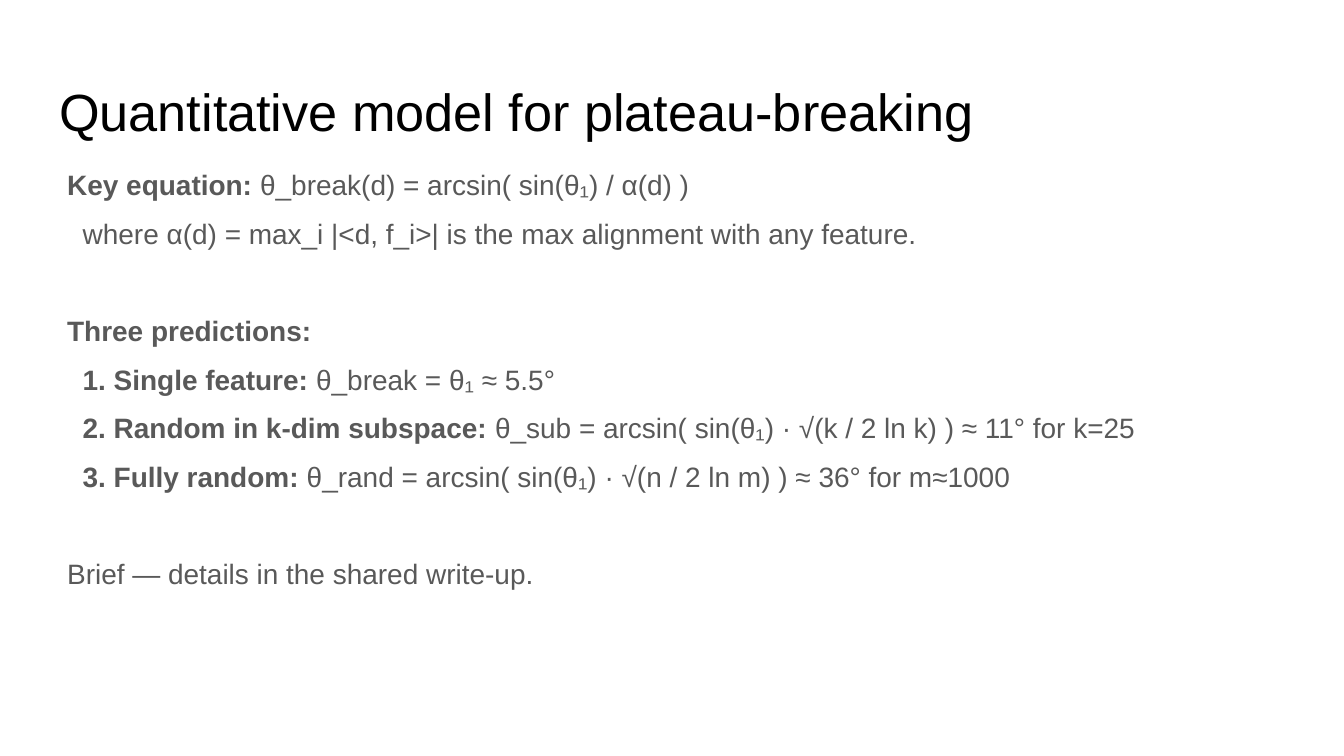
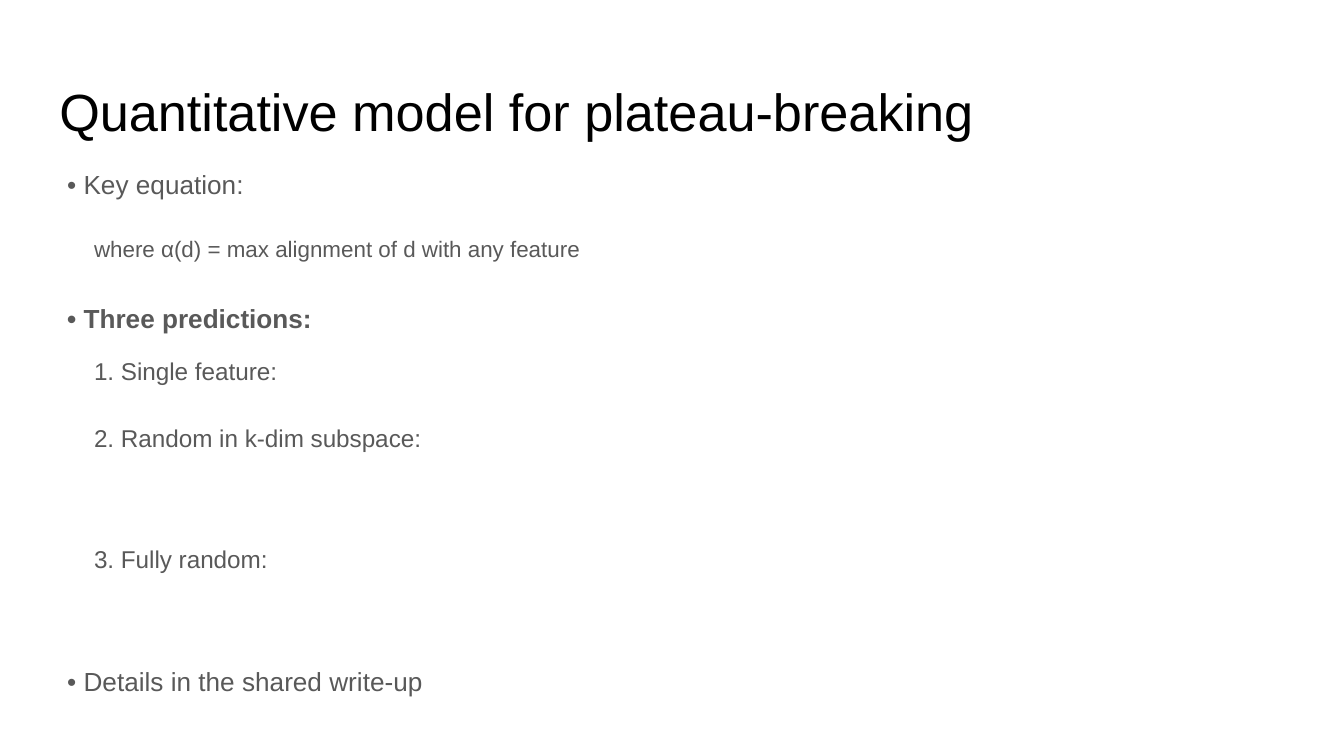
Before and after one commit to FranciscoHS/steering-plateaus, a slide deck: slide 3 of Activation Plateaus Meeting Slides - Current.pptx (slide 6 before the commit). Drawn at 1344x756 pixels with LibreOffice and Linux fonts; fonts in the diff are those of the drawing. Boxes give left, top, right and bottom in pixels: in the first picture for what was removed or moved away, otherwise in the second. Text is boxed around its words. In the diff, an @@ line names an element or a change of style, - is before the commit and + after.

```diff
--- a/Activation Plateaus Meeting Slides - Current.pptx
+++ b/Activation Plateaus Meeting Slides - Current.pptx
@@ text removed at (67,174,1134,589) @@
-Key equation: θ_break(d) = arcsin( sin(θ₁) / α(d) )
-where α(d) = max_i |<d, f_i>| is the max alignment with any feature.
-Three predictions:
-1. Single feature: θ_break = θ₁ ≈ 5.5°
-2. Random in k-dim subspace: θ_sub = arcsin( sin(θ₁) · √(k / 2 ln k) ) ≈ 11° for k=25
-3. Fully random: θ_rand = arcsin( sin(θ₁) · √(n / 2 ln m) ) ≈ 36° for m≈1000
-Brief — details in the shared write-up.
@@ text added at (84,175,244,199), 14 pt, text #595959 @@
+• Key equation:
@@ text added at (94,241,580,262), 12 pt, text #595959 @@
+where α(d) = max alignment of d with any feature
@@ text added at (84,309,312,334), 14 pt, text #595959, bold @@
+• Three predictions:
@@ text added at (94,362,277,385), 13 pt, text #595959 @@
+1. Single feature:
@@ text added at (94,429,421,452), 13 pt, text #595959 @@
+2. Random in k-dim subspace:
@@ text added at (94,550,268,573), 13 pt, text #595959 @@
+3. Fully random:
@@ text added at (84,672,422,697), 14 pt, text #595959 @@
+• Details in the shared write-up
```
Also in this commit, not shown: 9 other slides changed, 1 slide added, 40 other files.
